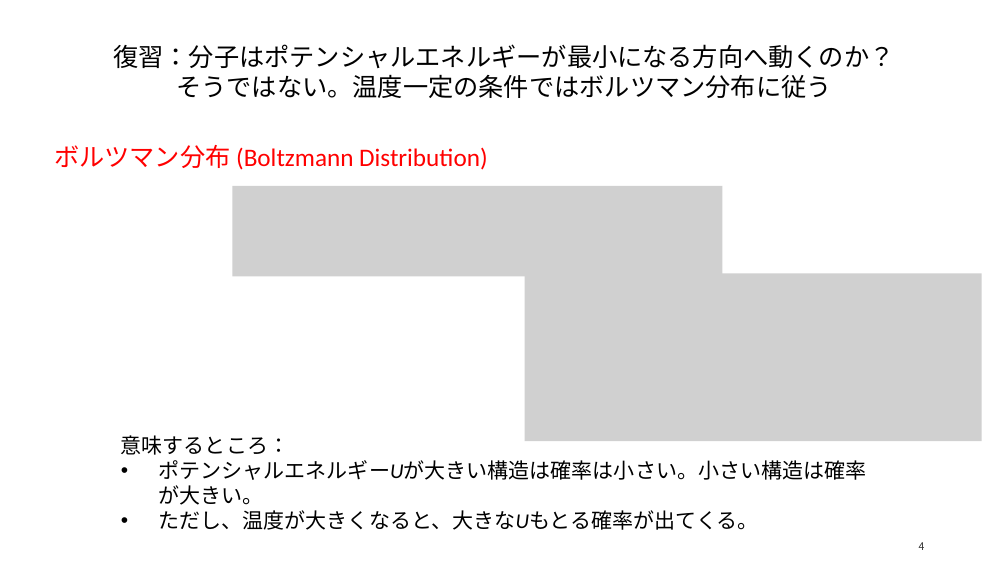
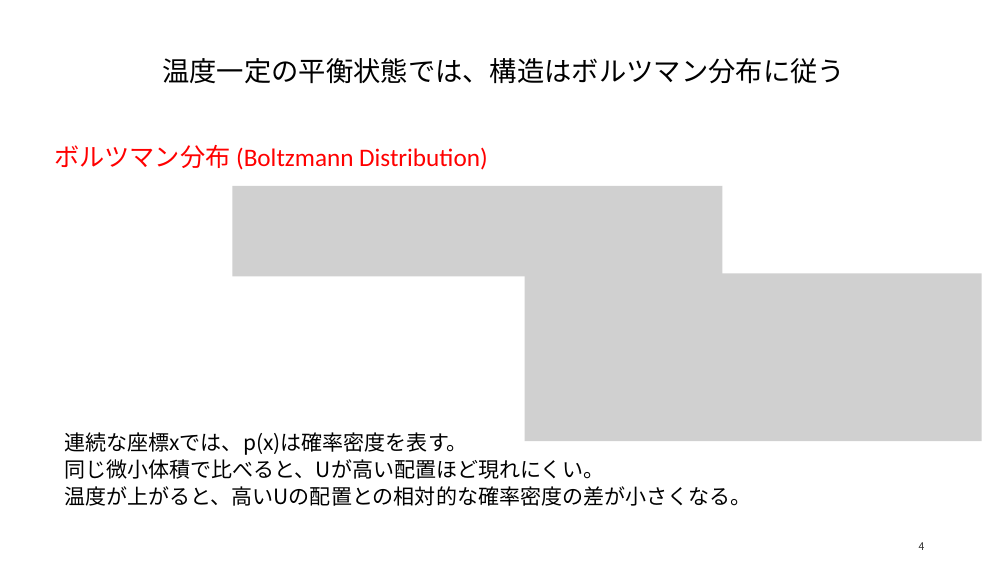
Before and after one commit to matsunagalab/lecture_bioinfo, a slide deck: slide 4 of 10_構造の分布を計算する/10_構造の分布を計算する.pptx. Drawn at 1008x567 pixels with LibreOffice and Linux fonts; fonts in the diff are those of the drawing; grey boxes stand for pictures. Boxes give left, top, right and bottom in pixels: in the first picture for what was removed or moved away, otherwise in the second. Text is boxed around its words. In the diff, an @@ line names an element or a change of style, - is before the commit and + after.

```diff
--- a/10_構造の分布を計算する/10_構造の分布を計算する.pptx
+++ b/10_構造の分布を計算する/10_構造の分布を計算する.pptx
@@ title at (162, 58, 845, 84): text changed; size 24 to 26 pt; font Calibri to Noto Sans CJK JP @@
-復習：分子はポテンシャルエネルギーが最小になる方向へ動くのか？
-そうではない。温度一定の条件ではボルツマン分布に従う
+温度一定の平衡状態では、構造はボルツマン分布に従う
@@ text at (64, 432, 751, 506): text changed; font Calibri to Noto Sans CJK JP @@
-意味するところ：
-• ポテンシャルエネルギーUが大きい構造は確率は小さい。小さい構造は確率が大きい。
-• ただし、温度が大きくなると、大きなUもとる確率が出てくる。
+連続な座標xでは、p(x)は確率密度を表す。
+同じ微小体積で比べると、Uが高い配置ほど現れにくい。
+温度が上がると、高いUの配置との相対的な確率密度の差が小さくなる。
```
Also in this commit, not shown: 26 other slides changed, 1 slide added, 1 slide removed, 2 other files.
